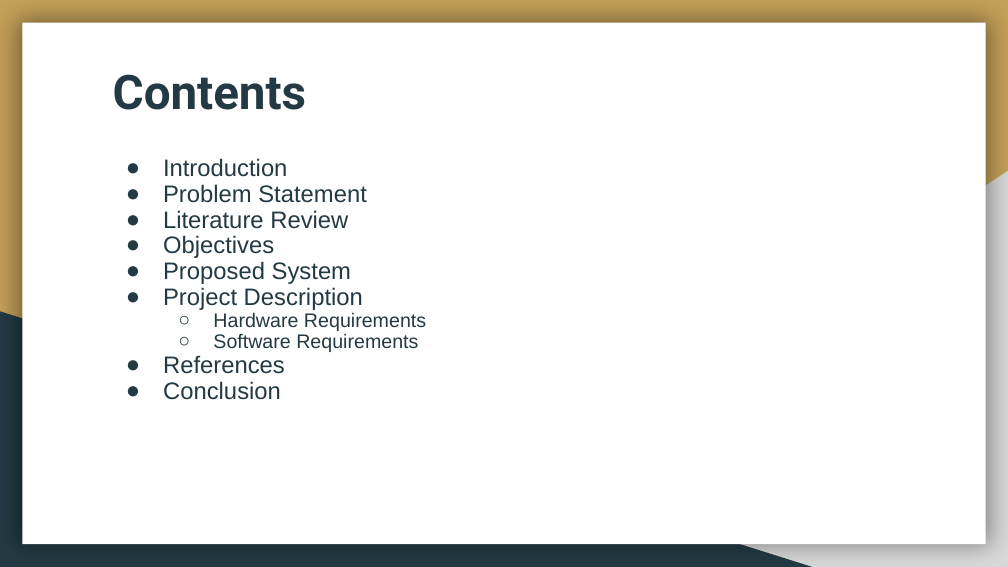
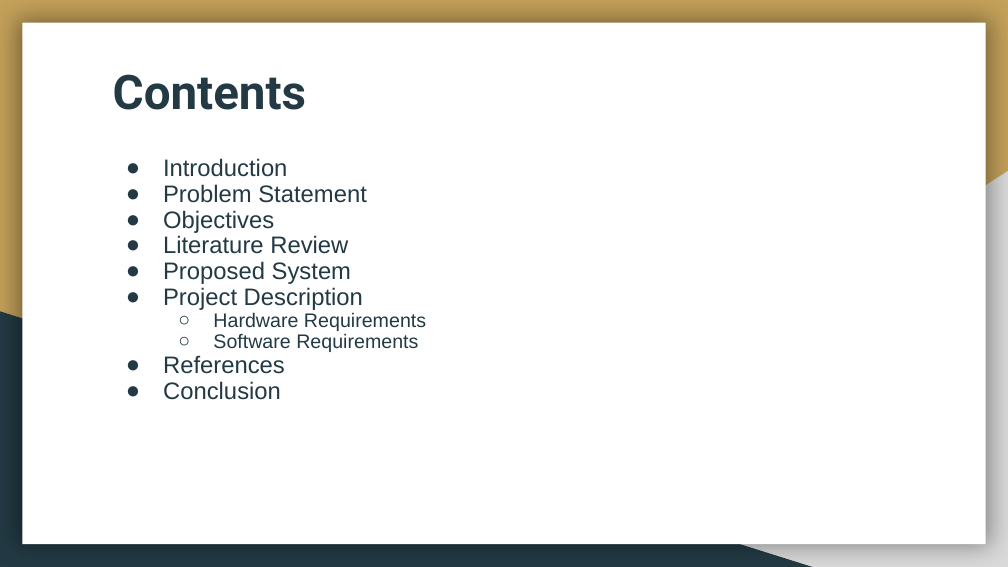
Before and after one commit to Ranganath0108/AVSS, a slide deck: slide 3 of Phase-1/Advanced Vehicle Safety System.pptx. Drawn at 1008x567 pixels with LibreOffice and Linux fonts; fonts in the diff are those of the drawing. Boxes give left, top, right and bottom in pixels: in the first picture for what was removed or moved away, otherwise in the second. Text is boxed around its words. In the diff, an @@ line names an element or a change of style, - is before the commit and + after.

```diff
--- a/Phase-1/Advanced Vehicle Safety System.pptx
+++ b/Phase-1/Advanced Vehicle Safety System.pptx
@@ text at [163,210,274,233]: paragraph added @@
+● Objectives
@@ text at [163,235,274,258]: paragraph removed @@
-● Objectives
```
Also in this commit, not shown: 5 other slides changed.
